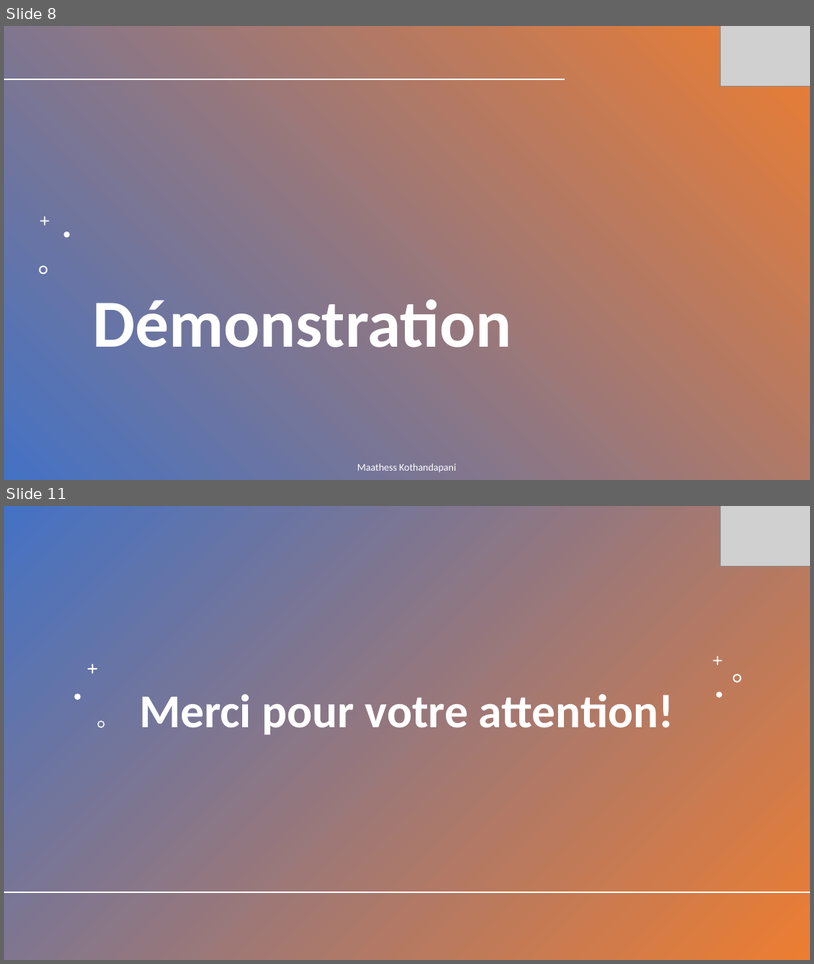
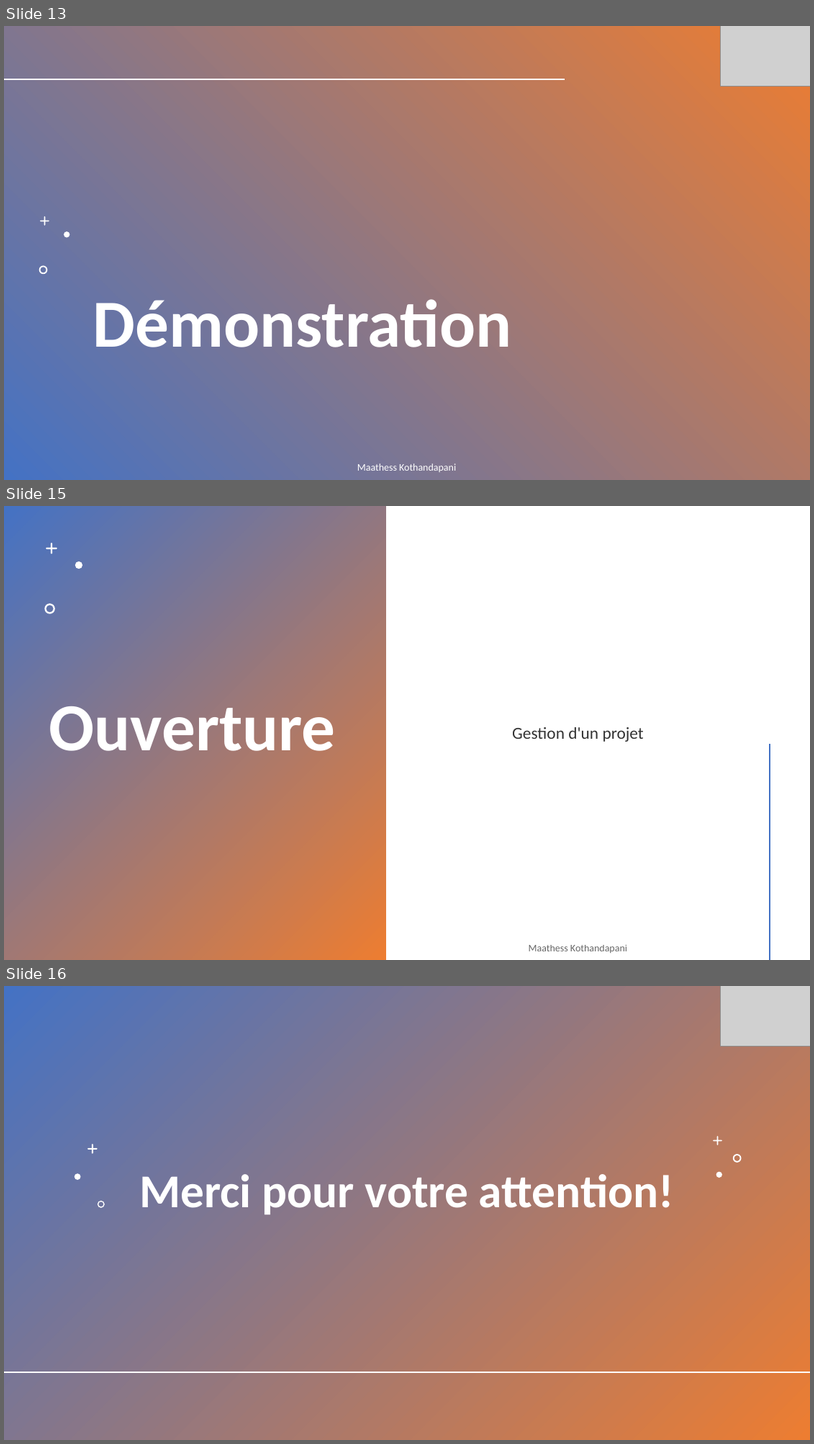
Before and after one commit to Maathess/Projet_annuel_flag, a slide deck: Présentation rattrapage PA.pptx. Shown one above the other, each under a label of ours: slides 8 and 11 before the commit, slides 13, 15 and 16 after it; the slides between them are not shown. The pictures are 814x964 and 814x1444 pixels, drawn with LibreOffice and Linux fonts; fonts in the diff are those of the drawing; grey boxes stand for pictures; background and template pictures are left out; a plain dark background stands for a picture behind light text. Boxes give left, top, right and bottom in pixels: in the first picture for what was removed or moved away, otherwise in the second. Text is boxed around its words. In the diff, an @@ line names an element or a change of style, - is before the commit and + after.

```diff
--- a/Présentation rattrapage PA.pptx
+++ b/Présentation rattrapage PA.pptx
@@ slide 15 added at (x1=4, y1=506, x2=810, y2=960), background #FFFFFF @@
@@ rectangle added at (x1=4, y1=506, x2=386, y2=960), fill gradient #4472C4 to #ED7D31 @@
@@ freeform shape added at (x1=46, y1=543, x2=57, y2=554), fill #FFFFFF @@
@@ freeform shape added at (x1=75, y1=561, x2=82, y2=569), fill #FFFFFF @@
@@ freeform shape added at (x1=44, y1=603, x2=55, y2=614), fill #FFFFFF @@
@@ title added at (x1=49, y1=695, x2=336, y2=751), 80 pt, text #FFFFFF, bold @@
+Ouverture
@@ text added at (x1=512, y1=727, x2=644, y2=741), 20 pt, text #000000 at 80% opacity @@
+Gestion d'un projet
@@ line added from (771, 745) to (771, 959), #ED7D31 2 pt @@
@@ text added at (x1=529, y1=944, x2=628, y2=952), 12 pt, text #000000 at 60% opacity @@
+Maathess Kothandapani
@@ what was slide 8 is now slide 13 @@
@@ what was slide 11 is now slide 16 @@
```
Also in this commit, not shown: 7 slides changed, 5 other slides added, 1 slide removed, 29 other files.
